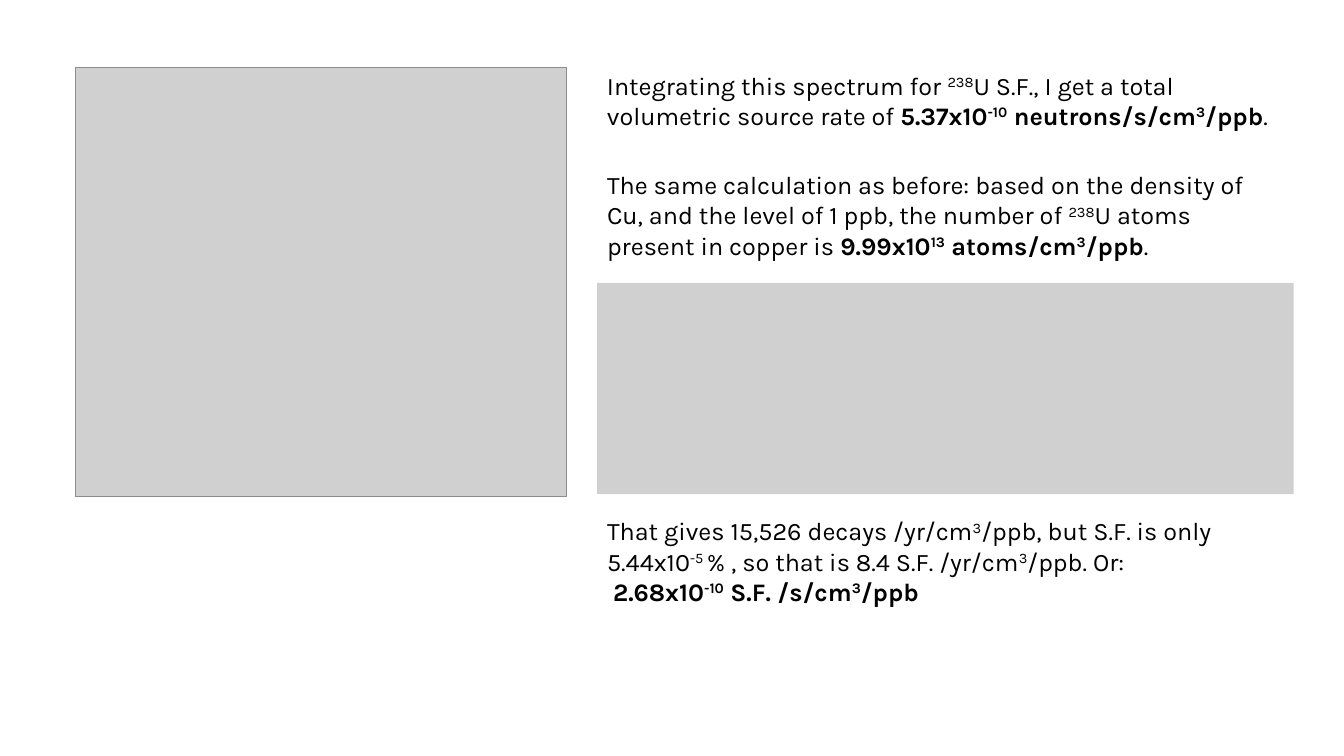
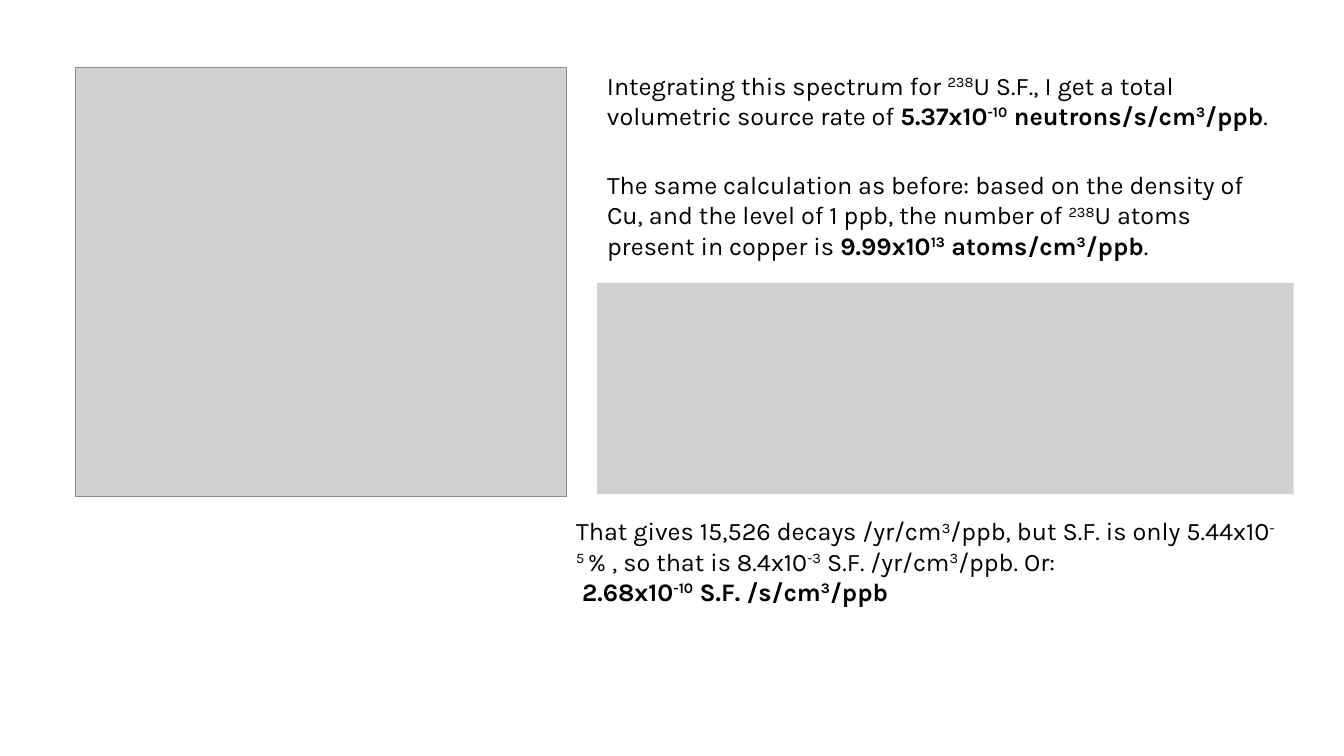
Before and after one commit to villano-lab/n-elec-scattering, a slide deck: slide 8 of 2-Flux/bknds_notes/an-simulation.pptx. Drawn at 1344x756 pixels with LibreOffice and Linux fonts; fonts in the diff are those of the drawing; grey boxes stand for pictures. Boxes give left, top, right and bottom in pixels: in the first picture for what was removed or moved away, otherwise in the second. Text is boxed around its words. In the diff, an @@ line names an element or a change of style, - is before the commit and + after.

```diff
--- a/2-Flux/bknds_notes/an-simulation.pptx
+++ b/2-Flux/bknds_notes/an-simulation.pptx
@@ text "That gives 15,526 decays /yr/cm3/ppb, ...": place and size @@
-text "That gives 15,526 decays /yr/cm3/ppb, ..." at <box>607,521,1211,607</box>
+text "That gives 15,526 decays /yr/cm3/ppb, ..." at <box>576,521,1269,607</box>
@@ text at <box>576,521,1269,577</box>: text changed @@
-That gives 15,526 decays /yr/cm3/ppb, but S.F. is only 5.44x10-5 % , so that is 8.4 S.F. /yr/cm3/ppb. Or:
+That gives 15,526 decays /yr/cm3/ppb, but S.F. is only 5.44x10-5 % , so that is 8.4x10-3 S.F. /yr/cm3/ppb. Or:
```
Also in this commit, not shown: 2 other files.
